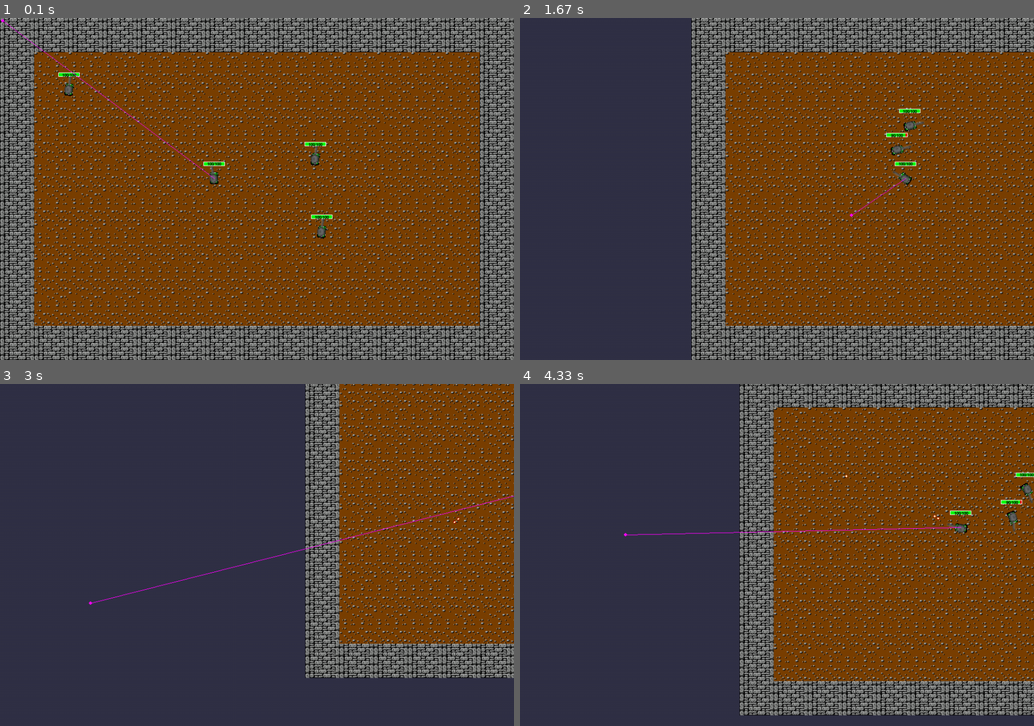
Above: before the commit, frames 1-4 (two rows, left to right).
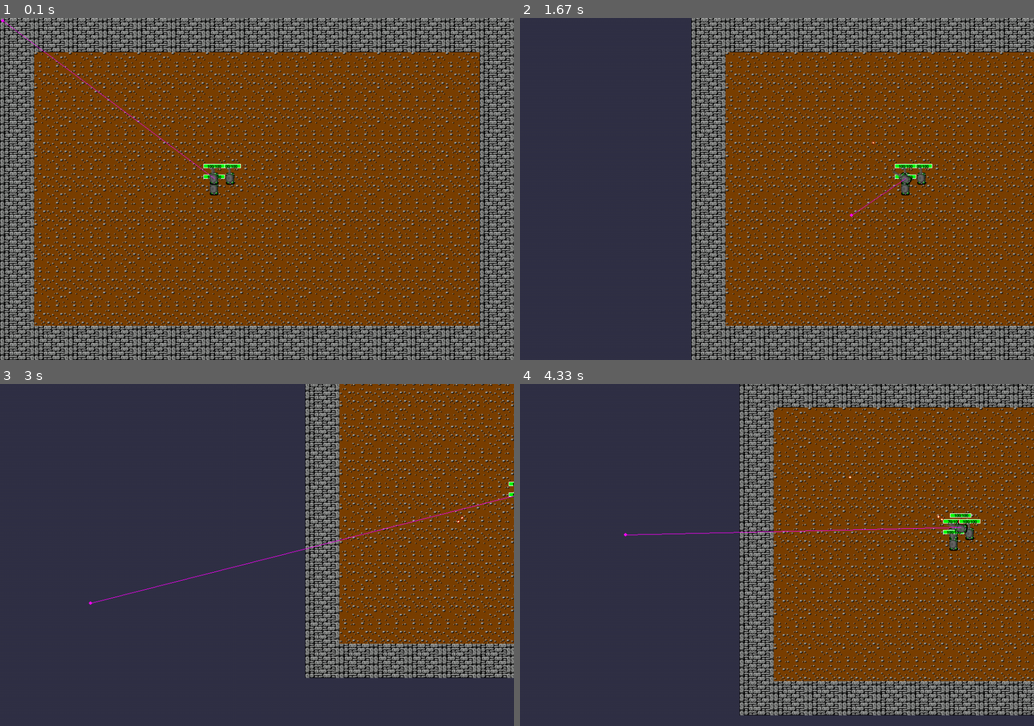
Above: after the commit, the same moments.

Repository: notwuyazui/Jackal
Game: pygame game, started from test.py
Two runs of this game, one before a commit and one after it. Both use one fixed random seed, a clock stepped at 60 frames per second and the inputs below.
Inputs (mouse positions are in pixels of both pictures, inside the frame that each line leads up to):
- Up to frame 1 (0.1 s): no input
- Up to frame 2 (1.67 s): hold R 0.33-0.87 s; hold Left 0.33-0.87 s; move the mouse to (766, 230) at 0.37 s; hold R 0.9-1.43 s; hold Left 0.9-1.43 s; hold A 0.9-1.43 s; move the mouse to (843, 96) at 0.93 s; click (848, 216) at 1.52 s
- Up to frame 3 (3 s): hold Left 1.8-2.33 s; hold A 1.8-2.33 s; tap Space at 1.87, 2.17, 2.43, 2.77 s; click (277, 596) at 1.88 s; hold Down 2.37-2.67 s; hold S 2.37-2.67 s; click (123, 661) at 2.45 s; tap C at 2.52 s; hold Left from 2.7 s (still down); hold A from 2.7 s (still down); click (92, 602) at 2.78 s
- Up to frame 4 (4.33 s): tap Space at 3.07, 3.2, 3.6, 3.9, 4.27 s; release Left at 3.1 s; release A at 3.1 s; hold Up 3.13-3.5 s; hold W 3.13-3.5 s; click (910, 428) at 3.22 s; hold Right 3.53-4.17 s; hold D 3.53-4.17 s; click (782, 448) at 3.62 s; tap C at 3.68 s; hold Down from 4.2 s (still down); hold S from 4.2 s (still down); click (622, 534) at 4.28 s

The runs differ from the first frame. In frame 1, 0.7% of the frame differs, in the area x 11-65%, y 15-65%; in frame 2, 0.6%; in frame 3, less than 0.1%; in frame 4, 0.7%.

Commit message:
正确处理爆炸范围和伤害

Diff:
--- a/Bullet/BaseBullet.py
+++ b/Bullet/BaseBullet.py
@@ -75,7 +75,7 @@
         self.has_collided: bool = False
         self.has_exploded: bool = False
         self.explosion_timer: float = 0.0
-        self.max_explosion_display_time: float = 0.5  # 爆炸效果显示时间
+        self.max_explosion_display_time: float = 0.2  # 爆炸效果显示时间
         self.collided_with: Optional[str] = None  # 'unit', 'obstacle', 'friendly'
         self.collided_objects: List[Any] = []  # 碰撞到的对象列表
         self.distance_traveled: float = 0.0  # 已飞行距离
@@ -149,7 +149,7 @@
         unit_collision = self._check_unit_collision(units)
         if unit_collision:
             unit = unit_collision
-            self._handle_unit_collision(unit)
+            self._handle_unit_collision(unit, units)
             return self.is_active
 
         return True
@@ -192,7 +192,7 @@
         else:
             self.is_active = False
 
-    def _handle_unit_collision(self, unit):
+    def _handle_unit_collision(self, unit, units: List[Any]):
         """处理与单位的碰撞"""
         self.has_collided = True
         self.collided_objects.append(unit)
@@ -216,6 +216,7 @@
         # 如果子弹会爆炸，触发爆炸
         if self.is_explosive:
             self._trigger_explosion()
+            self.apply_explosion_damage(units)
         else:
             self.is_active = False
 
@@ -253,7 +254,7 @@
             self.image = self.explosion_image
 
             # 调整大小以匹配爆炸半径
-            if self.explosion_radius > 0:
+            if self.explosion_radius > 0 and EXPLOSION_IMAGE_ADAPT_TO_RANGE:
                 scaled_size = (int(self.explosion_radius * 2), int(self.explosion_radius * 2))
                 self.image = pygame.transform.scale(self.image, scaled_size)
                 self.size = scaled_size
@@ -282,8 +283,11 @@
             distance = math.sqrt(dx**2 + dy**2)
 
             if distance <= self.explosion_radius:
-                distance_factor = 1.0 - (distance / self.explosion_radius)
-                damage = self.base_damage * self.explosion_damage_rate * distance_factor
+                if BULLET_EXPLOSION_DAMAGE_APPLY_DISTANT_FACTOR:
+                    distance_factor = 1.0 - (distance / self.explosion_radius)
+                else:
+                    distance_factor = 1.0
+                damage = BULLET_DAMAGE * self.explosion_damage_rate * distance_factor
 
                 actual_damage = unit.take_damage(damage)
                 damage_map[unit.id] = actual_damage
--- a/Bullet/BulletManager.py
+++ b/Bullet/BulletManager.py
@@ -27,10 +27,6 @@
                 if bullet in self.bullets and bullet not in self.to_remove:
                     self.to_remove.append(bullet)
 
-            # 如果子弹爆炸了，应用爆炸伤害
-            if bullet.has_exploded and bullet.is_explosive:
-                bullet.apply_explosion_damage(units)
-
         # 移除不再活跃的子弹
         for bullet in self.to_remove:
             if bullet in self.bullets:
--- a/Bullet/RocketShell/RocketShell.py
+++ b/Bullet/RocketShell/RocketShell.py
@@ -19,13 +19,13 @@
         size = (32, 32)
         lifetime = 2.0
         speed_rate = 1.0
-        damage_rate = 1.5
+        damage_rate = 1.0           # 被命中本体受伤=直接伤害+爆炸伤害
         penetration = [0.8, 1.0, 1.2]
 
         # 爆炸属性
         is_explosive = True
-        explosion_radius = 15.0
-        explosion_damage_rate = 0.8
+        explosion_radius = 50.0
+        explosion_damage_rate = 1.0
         explosion_image_path = "Bullet/RocketShell/RocketShellExplosion.png"
 
         super().__init__(
--- a/Parameter.py
+++ b/Parameter.py
@@ -18,6 +18,8 @@
 
 BULLET_SPEED = 500.0        # 子弹的基础速度
 BULLET_DAMAGE = 10          # 子弹的基础伤害
+BULLET_EXPLOSION_DAMAGE_APPLY_DISTANT_FACTOR = False   # 子弹爆炸造成的伤害是否与距离有关
+EXPLOSION_IMAGE_ADAPT_TO_RANGE = False               # 爆炸图片是否根据爆炸范围调整大小
 
 # UNIT_DIAGONAL_SPEED = UNIT_SPEED / np.sqrt(2)       # 单位对角线速度
 # BULLET_DIAGONAL_SPEED = BULLET_SPEED / np.sqrt(2)   # 子弹对角线速度
--- a/Unit/BaseUnit.py
+++ b/Unit/BaseUnit.py
@@ -12,7 +12,7 @@
 from typing import List, Tuple
 
 class BaseUnit:
-    def __init__(self, unit_id, unit_team, unit_type, body_image_path, turret_image_path,
+    def __init__(self, unit_id, unit_team, usingAI, unit_type, body_image_path, turret_image_path,
                  max_speed_rate=1.0,
                  max_acceleration_rate=INF,
                  min_acceleration_rate=-INF,
@@ -21,7 +21,7 @@
                  max_health_rate=1.0,
                  armor_type=ArmorType.NONE,
                  ammunition_types=[],
-                 ammo_switch_time=UNIT_AMMO_SWITCH_TIME):
+                 ammo_switch_time=UNIT_AMMO_SWITCH_TIME,):
 
         # 基本信息
         self.id: int = unit_id
@@ -32,6 +32,7 @@
         self.body_image = load_image(self.body_image_path) if self.body_image_path else None
         self.turret_image = load_image(self.turret_image_path) if self.turret_image_path else None
         self.size = self.body_image.get_size()
+        self.usingAI = usingAI
 
         # 基本属性
         self.max_speed_rate: float = max_speed_rate
--- a/Unit/Tank/Tank.py
+++ b/Unit/Tank/Tank.py
@@ -9,7 +9,7 @@
 
 class Tank(BaseUnit):
 
-    def __init__(self, unit_id: int, unit_team: Team):
+    def __init__(self, unit_id: int, unit_team: Team, usingAI = False):
 
         self.unit_type = 'tank'
         self.body_image_path = 'Unit/Tank/tank.png'
@@ -25,7 +25,7 @@
         self.ammo_switch_time =  UNIT_AMMO_SWITCH_TIME                                          # 单位切换弹种时间
 
 
-        super().__init__(unit_id, unit_team,
+        super().__init__(unit_id, unit_team, usingAI,
                          unit_type=self.unit_type,
                          body_image_path=self.body_image_path,
                          turret_image_path=self.turret_image_path,
@@ -45,7 +45,7 @@
     tank.position = position
     return tank
 
-def create_enemy_tank(unit_id, position=(0, 0)):
-    enemy = Tank(unit_id, Team.ENEMY)
+def create_enemy_tank(unit_id, position=(0, 0), usingAI = False):
+    enemy = Tank(unit_id, Team.ENEMY, usingAI)
     enemy.position = position
     return enemy
--- a/test.py
+++ b/test.py
@@ -96,15 +96,21 @@
     enemies = []
     enemy_ais = []
 
-    for i in range(3):
-        # 为每个敌人随机生成位置
-        enemy_x = random.randint(100, 700)
-        enemy_y = random.randint(100, 500)
-        enemy = create_enemy_tank(100 + i, position=(enemy_x, enemy_y))
-        enemies.append(enemy)
-
-        ai = EnemyAI(enemy, tank, bullet_manager, game_map.obstacles)
-        enemy_ais.append(ai)
+    # for i in range(3):
+    #     # 为每个敌人随机生成位置
+    #     enemy_x = random.randint(100, 700)
+    #     enemy_y = random.randint(100, 500)
+    #     enemy = create_enemy_tank(100 + i, position=(enemy_x, enemy_y))
+    #     enemies.append(enemy)
+
+    #     ai = EnemyAI(enemy, tank, bullet_manager, game_map.obstacles)
+    #     enemy_ais.append(ai)
+    enemy = create_enemy_tank(101, (400, 300), usingAI=True)
+    enemies.append(enemy)
+    enemy = create_enemy_tank(102, (400, 320), usingAI=True)
+    enemies.append(enemy)
+    enemy = create_enemy_tank(103, (430, 300))
+    enemies.append(enemy)
 
     # 相机偏移
     camera_offset = [0, 0]
@@ -169,17 +175,6 @@
                 elif event.key == pygame.K_c:
                     # 清空所有子弹
                     bullet_manager.clear()
-                elif event.key == pygame.K_r:
-                    # 重新生成敌人
-                    enemies.clear()
-                    enemy_ais.clear()
-                    for i in range(3):
-                        enemy_x = random.randint(100, 700)
-                        enemy_y = random.randint(100, 500)
-                        enemy = create_enemy_tank(100 + i, position=(enemy_x, enemy_y))
-                        enemies.append(enemy)
-                        ai = EnemyAI(enemy, tank, bullet_manager, game_map.obstacles)
-                        enemy_ais.append(ai)
 
             elif event.type == pygame.KEYUP:
                 if event.key == pygame.K_w:
@@ -228,8 +223,8 @@
 
         # 更新坦克、子弹
         tank.update(delta_time, game_map.obstacles)
-        for ai in enemy_ais:
-            ai.update(delta_time)
+        for enemy in enemies:
+            enemy.update(delta_time, game_map.obstacles)
         all_units = [tank] + enemies
         bullet_manager.update(delta_time, all_units, game_map.obstacles)
 
Binary file changed: Bullet/RocketShell/RocketShell.png
Binary file changed: Bullet/RocketShell/RocketShellExplosion.png
Binary file changed: Unit/Tank/tank.png
